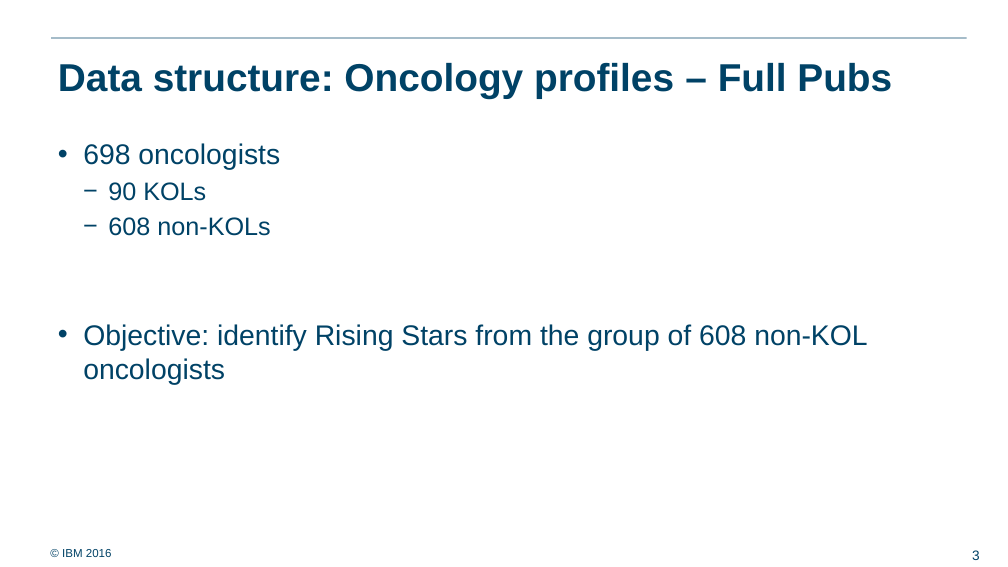
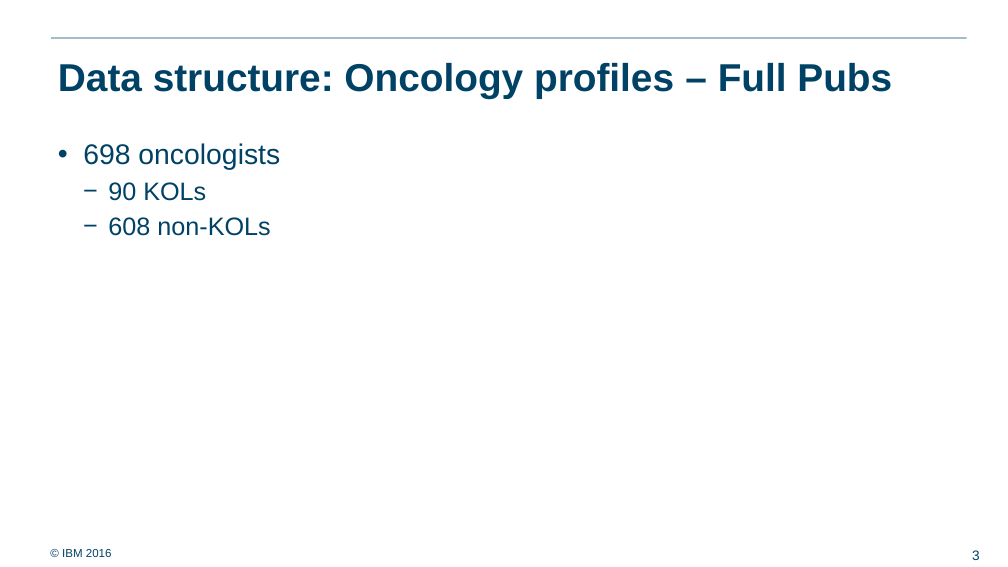
Before and after one commit to ralf0615/Rising_stars, a slide deck: slide 3 of oncology_profile/Slides/Rising_stars_oncology_profiles_update_v1.pptx. Drawn at 1008x567 pixels with LibreOffice and Linux fonts; fonts in the diff are those of the drawing; background and template pictures are left out. Boxes give left, top, right and bottom in pixels: in the first picture for what was removed or moved away, otherwise in the second. Text is boxed around its words. In the diff, an @@ line names an element or a change of style, - is before the commit and + after.

```diff
--- a/oncology_profile/Slides/Rising_stars_oncology_profiles_update_v1.pptx
+++ b/oncology_profile/Slides/Rising_stars_oncology_profiles_update_v1.pptx
@@ text at <box>83,324,867,385</box>: paragraph removed @@
-• Objective: identify Rising Stars from the group of 608 non-KOL oncologists
```
Also in this commit, not shown: 3 other slides changed, 1 slide added, 1 slide removed, 2 other files.
